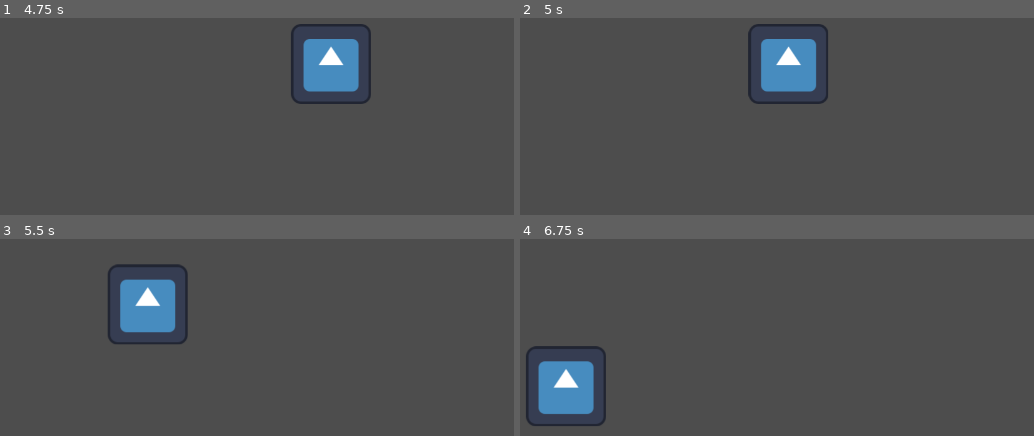
Above: before the commit, frames 1-4 (two rows, left to right).
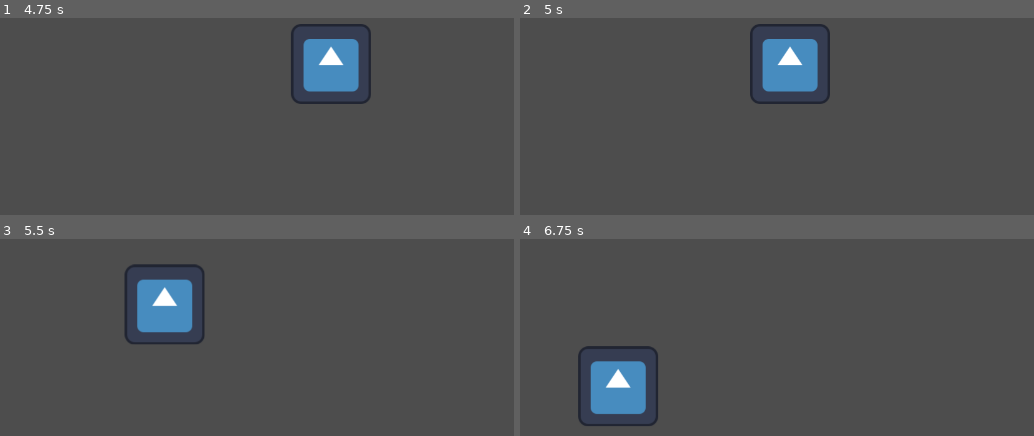
Above: after the commit, the same moments.

Repository: JhonChoulay/the-hackathon-game
Game: Godot game, scene res://Scenes/level.tscn
Same seed, same stepped clock (60 frames per second), same inputs: the game is played once before the commit and once after it. The engine's default icon, where the game draws it, is replaced by a stand-in: a white triangle on a blue panel in a dark square.
Inputs:
- Up to frame 1 (4.75 s): tap Enter at 0.5 s; hold D (right) 0.53-1.28 s; hold S (down) 1.28-2.03 s; hold D (right) 2.03-2.78 s; hold W (up) 2.78-3.53 s; hold A (left) from 3.53 s (still down)
- Up to frame 2 (5 s): keep holding A (left)
- Up to frame 3 (5.5 s): release A (left) at 5.03 s; hold S (down) from 5.03 s (still down)
- Up to frame 4 (6.75 s): release S (down) at 5.78 s; hold D (right) 5.78-6.53 s; hold W (up) from 6.53 s (still down)

Frame 1 is identical in both runs. In frame 2, 0.7% of the frame differs, in the area x 44-61%, y 3-44%; in frame 3, 3.0%; in frame 4, 6.8%, in the area x 1-27%, y 54-95%.

Commit message:
Made movement respect the exported variable "maximum" from the class "speed" Made the player dynamically spawn at the centre of the screen no matter the resolution of the game

Diff:
--- a/Projects/Scenes/level.tscn
+++ b/Projects/Scenes/level.tscn
@@ -13,7 +13,7 @@
 [node name="BackGround" type="Sprite2D" parent="."]
 
 [node name="Player" parent="." instance=ExtResource("1_wn28b")]
-position = Vector2(600, 300)
+position = Vector2(69, 72)
 
 [node name="WorldBorder" type="Node2D" parent="."]
 
--- a/Projects/Scenes/player.gd
+++ b/Projects/Scenes/player.gd
@@ -4,25 +4,25 @@
 	var y = 0
 	@export var loss = 5
 	@export var gain = 5
-	@export var maximum = 100
+	@export var maximum = 400
 
 var speed = speed_class.new()
 # Called when the node enters the scene tree for the first time.
 func _ready():
-	position = Vector2(640,360) # Place in the middle of the screen.
+	var resolution = get_viewport().get_visible_rect()
+	position = Vector2(resolution.size[0]/2, resolution.size[1]/2)	# Place the player in the middle of the screen.
 
 # Called every frame. 'delta' is the elapsed time since the previous frame.
 func _process(_delta):
 	var direction = Input.get_vector("left","right","up","down")
-	velocity_calc(direction,speed)
-	print(speed.y," ", direction.y)
+	velocity_calc(direction)
 	velocity = Vector2(speed.x,speed.y)
 	move_and_slide()
 
-func velocity_calc(direction, speed):
+func velocity_calc(direction_var):
 											## X axis speed and velocity management
-	if direction.x != 0: #If moving
-		speed.x += direction.x * speed.gain #Gain speed on the respective X axis direction (if negative direction = left)
+	if direction_var.x != 0: #If moving
+		speed.x += direction_var.x * speed.gain #Gain speed on the respective X axis direction_var (if negative direction_var = left)
 	else: #if left or right are not pressed
 		if speed.x < 0: #if the speed is going to the left
 			if speed.x <= -speed.loss:
@@ -34,11 +34,13 @@
 				speed.x -= speed.loss #Start losing speed
 			else:
 				speed.x = 0				## End of X axis management
+	if abs(speed.x) > speed.maximum:
+		speed.x = direction_var.x * speed.maximum
 
 #Similar or same actions on y axis
 
-	if direction.y != 0:					## Y axis speed and velocity management
-		speed.y += direction.y * speed.gain #Gain speed on the respective y axis direction (if negative direction = left)
+	if direction_var.y != 0:					## Y axis speed and velocity management
+		speed.y += direction_var.y * speed.gain #Gain speed on the respective y axis direction_var (if negative direction_var = left)
 	else: #if left or right are not pressed
 		if speed.y < 0: #if the speed is going to the left
 			if speed.y <= -speed.loss:
@@ -50,3 +52,5 @@
 				speed.y -= speed.loss #Start losing speed
 			else:
 				speed.y = 0				## End of y axis management
+	if abs(speed.y) > speed.maximum:
+		speed.y = direction_var.y * speed.maximum
